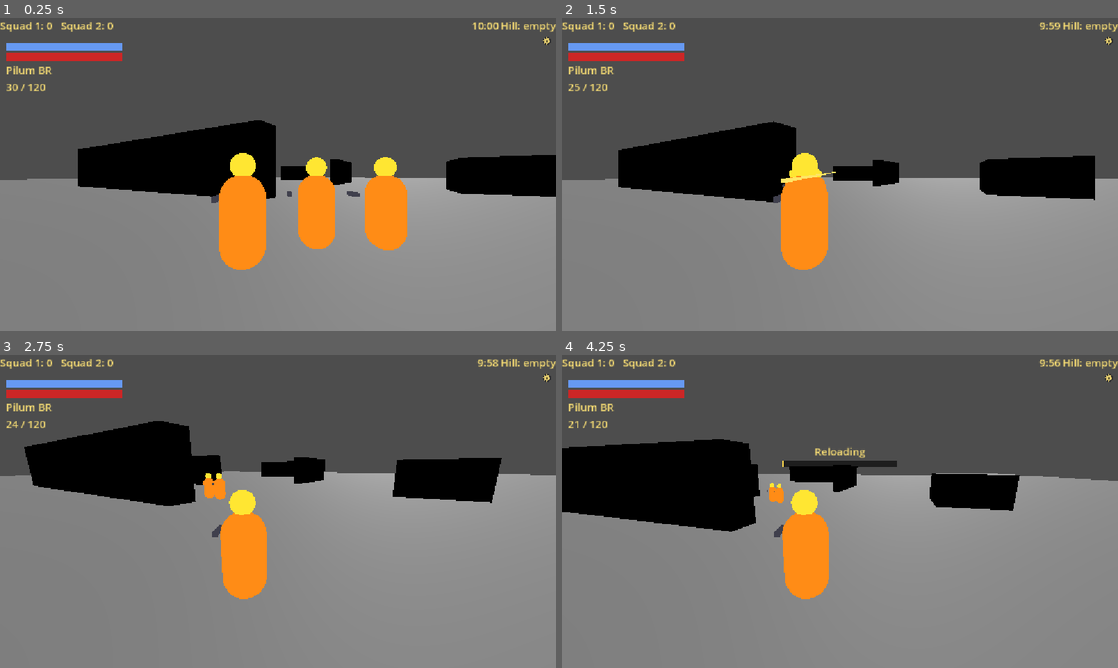
Above: before the commit, frames 1-4 (two rows, left to right).
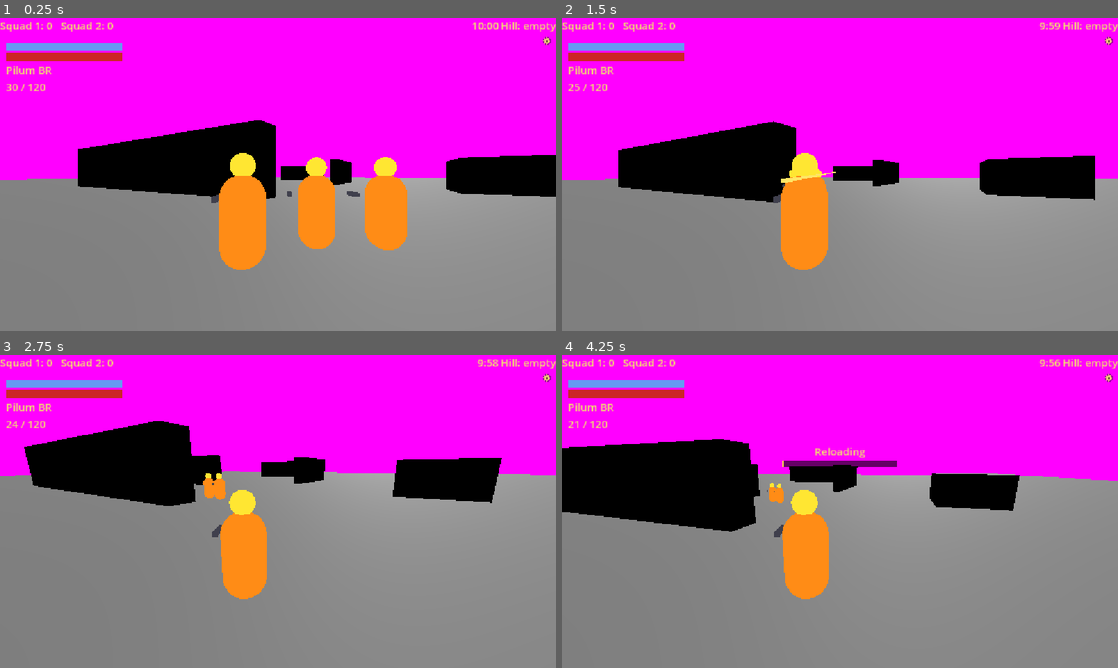
Above: after the commit, the same moments.

Repository: shibicb72-design/Project_Gladius
Game: Godot game, scene res://scenes/match/match.tscn
Same seed, same stepped clock (60 frames per second), same inputs: the game is played once before the commit and once after it. This scene is started directly instead of the project's main scene.
Inputs (mouse positions are in pixels of both pictures, inside the frame that each line leads up to):
- Up to frame 1 (0.25 s): no input
- Up to frame 2 (1.5 s): move the mouse to (962, 158) at 0.52 s; hold D (move_right) 0.53-1.25 s; hold Right mouse button (aim) 0.53-1.25 s; click (962, 158) at 0.67 s; tap Space (jump) at 0.77 s; drag from (728, 190) to (812, 237) at 1.27 s
- Up to frame 3 (2.75 s): tap Enter at 2 s; move the mouse to (333, 442) at 2.02 s; hold D (move_right) from 2.03 s (still down); tap Down (look_down) at 2.1 s
- Up to frame 4 (4.25 s): release D (move_right) at 2.75 s; drag from (812, 574) to (673, 464) at 2.77 s; move the mouse to (1006, 558) at 3.52 s; hold A (move_left) from 3.53 s (still down); tap Right (look_right) at 3.6 s; tap Space (jump) at 3.77 s; tap R (reload) at 4.15 s

The runs differ from the first frame. In frame 1, 43% of the frame differs, in the area x 0-100%, y 0-52%; in frame 2, 43%; in frame 3, 31%; in frame 4, 33%.

Commit message:
fix: P0c match begin bool + CameraRig make_current + magenta clear
Co-Authored-By: Claude Sonnet 5.5 <noreply@anthropic.com>

Diff:
--- a/scripts/systems/match_root.gd
+++ b/scripts/systems/match_root.gd
@@ -67,7 +67,9 @@
 	pause_menu.closed.connect(_on_menu_closed)
 	pause_menu.quit_confirmed.connect(quit_to_menu)
 	if auto_start:
-		begin()
+		var started: bool = begin()
+		if not started:
+			push_error("MatchRoot: begin() failed (map scene / match data unusable); match did not start")
 
 
 ## Re-reads the profile's sensitivity settings into the router (tables, inversion) and the gyro provider (mode).
@@ -79,14 +81,18 @@
 
 ## Loads the map and starts the match. Returns false if the data is unusable.
 func begin() -> bool:
+	# P0c: temporary Fold presentation diagnostic. Magenta clear splits "world not drawing" from the engine default gray.
+	RenderingServer.set_default_clear_color(Color(1, 0, 1))
 	if director.mode_cfg.is_empty():
 		director.load_config()
 	map_def = DataRegistry.new().load_file(MAP_PATH)
 	var scene: PackedScene = load(str(map_def.get("scene", ""))) as PackedScene
 	if scene == null:
+		push_error("MatchRoot.begin: map scene is null (path '%s' from %s)" % [str(map_def.get("scene", "")), MAP_PATH])
 		return false
 	map = scene.instantiate()
 	add_child(map)
+	print("MatchRoot.begin: map load OK, scene non-null")
 	var nav := map.get_node_or_null("Nav") as NavigationRegion3D
 	if bake_navmesh and nav != null:
 		nav.bake_navigation_mesh(false)
@@ -149,6 +155,14 @@
 		var rig := _RigScene.instantiate()
 		rig.name = "CameraRig"
 		local_player.add_child(rig)
+		var cam: Camera3D = (rig as CameraRig).get_camera() if rig is CameraRig else null
+		if cam != null and cam.is_inside_tree():
+			cam.make_current()  # P0c: force the third-person camera current so the viewport never presents a camera-less frame
+		var active: Camera3D = get_viewport().get_camera_3d() if is_inside_tree() else null
+		print("MatchRoot.begin: local_player=%s CameraRig=%s camera_current=%s" % [
+				local_player != null, rig != null, active != null and active == cam])
+	else:
+		push_error("MatchRoot.begin: local_player is null; no pawn or CameraRig attached")
 	var seed_value := seed_override if seed_override != 0 else AppFlow.match_seed
 	if seed_value == 0:
 		seed_value = randi()
--- /dev/null
+++ b/tests/test_match_camera_present.gd
@@ -0,0 +1,40 @@
+extends "res://tests/test_case.gd"
+## P0c: after MatchRoot.begin() the third-person CameraRig exists and its Camera3D is the current camera, and the
+## auto_start path never swallows begin()'s bool.
+
+const _MatchScene := preload("res://scenes/match/match.tscn")
+const _SRC := "res://scripts/systems/match_root.gd"
+
+
+func test_begin_attaches_current_camera() -> void:
+	var tree: SceneTree = Engine.get_main_loop()
+	var m: MatchRoot = _MatchScene.instantiate()
+	m.auto_start = false
+	m.bake_navmesh = false
+	m.fill_bots = false
+	tree.root.add_child(m)
+	await tree.physics_frame
+	m.director.load_config()
+	var ok: bool = m.begin()
+	assert_true(ok, "begin() returned true")
+	var rig := m.local_player.get_node_or_null("CameraRig") as CameraRig
+	assert_true(rig != null, "local_player has a CameraRig")
+	if rig != null:
+		var cam: Camera3D = rig.get_camera()
+		assert_true(cam.is_current() or m.get_viewport().get_camera_3d() == cam,
+				"rig camera is current / the viewport camera")
+	m.queue_free()
+	await tree.process_frame
+
+
+func test_auto_start_checks_begin_result() -> void:
+	var f := FileAccess.open(_SRC, FileAccess.READ)
+	assert_true(f != null, "match_root.gd readable")
+	if f == null:
+		return
+	var src := f.get_as_text()
+	var i := src.find("if auto_start:")
+	assert_true(i >= 0, "auto_start block present")
+	var block := src.substr(i, 300)
+	assert_true(block.contains("= begin()"), "auto_start captures begin()'s return")
+	assert_true(block.contains("push_error"), "auto_start push_errors when begin() returns false")
Not shown, added: tests/test_match_camera_present.gd.uid
